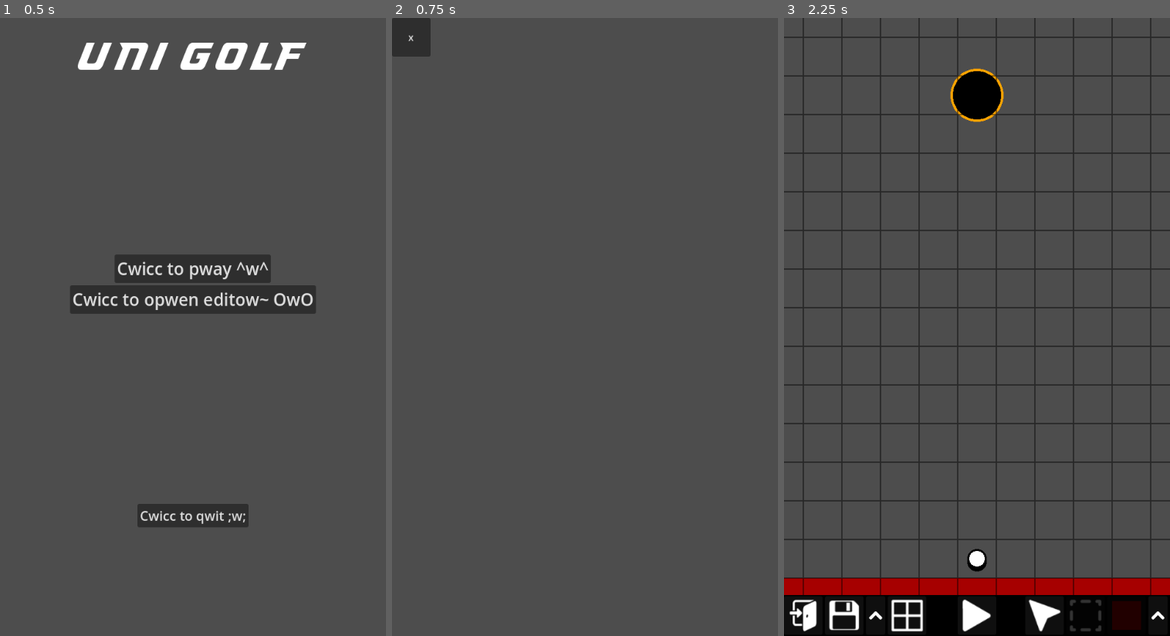
Above: before the commit, frames 1-3 (left to right).
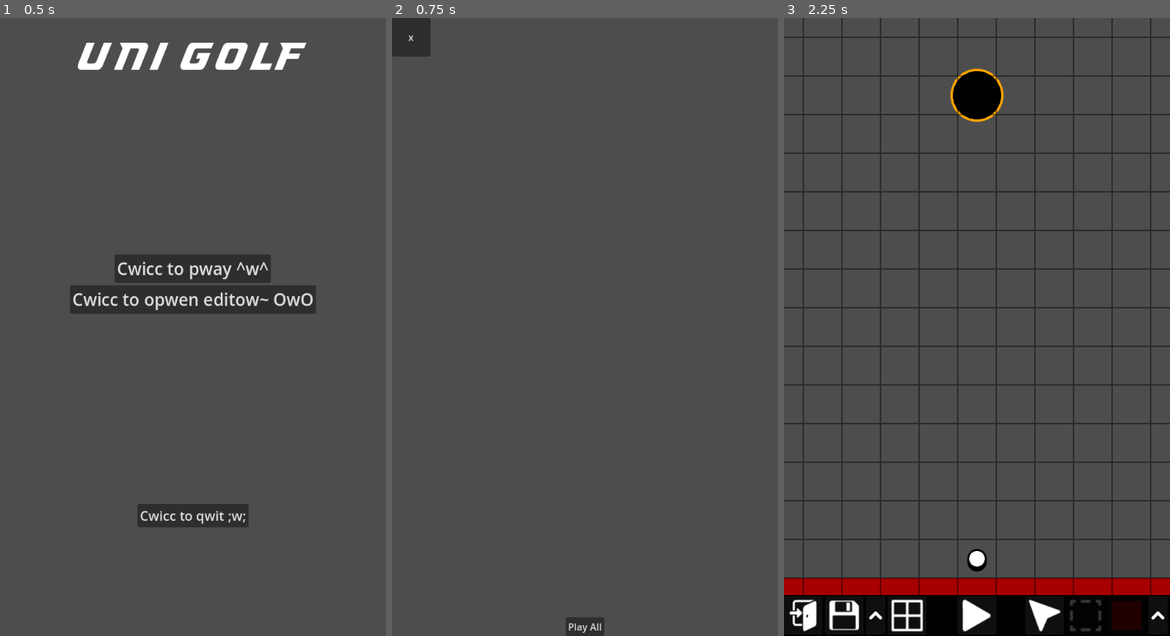
Above: after the commit, the same moments.

Repository: SelfMadeSystem/UniGolf
Game: Godot game, scene res://scenes/MainMenu.tscn
The game is run twice, just before and just after one commit, with the same random seed, the same clock (stepped at 60 frames per second) and the same inputs.
Inputs:
- Up to frame 1 (0.5 s): no input
- Up to frame 2 (0.75 s): click "Cwicc to pway ^w^" at 0.5 s
- Up to frame 3 (2.25 s): click "x" at 1.25 s; click "Cwicc to opwen editow~ OwO" at 2 s

Frame 1 is identical in both runs. In frame 2, 0.3% of the frame differs, in the area x 45-55%, y 97-100%; in frame 3, nothing differs.

Commit message:
Improved shader and added map pack

Diff:
--- a/AAAAAAIDKTHISMIGHTWORK.tscn
+++ b/AAAAAAIDKTHISMIGHTWORK.tscn
@@ -1,14 +1,38 @@
-[gd_scene load_steps=5 format=3 uid="uid://d0u7bfdlf5bqd"]
+[gd_scene load_steps=8 format=3 uid="uid://d0u7bfdlf5bqd"]
 
-[ext_resource type="Shader" path="res://assets/shaders/outline.gdshader" id="1_cjyl5"]
+[ext_resource type="Shader" path="res://assets/shaders/changinshittoothershitkk.gdshader" id="1_58l7y"]
 
-[sub_resource type="ShaderMaterial" id="ShaderMaterial_lyyq3"]
-shader = ExtResource("1_cjyl5")
-shader_parameter/color = Color(0, 0.603922, 1, 1)
-shader_parameter/width = 8.258
-shader_parameter/pattern = 1
-shader_parameter/inside = true
-shader_parameter/add_margins = false
+[sub_resource type="ShaderMaterial" id="ShaderMaterial_eqc05"]
+shader = ExtResource("1_58l7y")
+shader_parameter/wall_detect = Color(1, 0, 0, 1)
+shader_parameter/wall_color = Color(1, 0, 0, 1)
+shader_parameter/wall_border = Color(0.7, 0, 0, 1)
+shader_parameter/wall_tl_width = Vector2(2, 2)
+shader_parameter/wall_br_width = Vector2(2, 10)
+shader_parameter/wall_offset = 10.0
+shader_parameter/wall_pattern = 1
+shader_parameter/water_detect = Color(0, 1, 1, 1)
+shader_parameter/water_color = Color(0, 0.6, 1, 1)
+shader_parameter/water_border = Color(0.3, 0.3, 0.3, 1)
+shader_parameter/water_tl_width = Vector2(0, 10)
+shader_parameter/water_br_width = Vector2(0, 0)
+shader_parameter/water_pattern = 2
+shader_parameter/border = Color(0, 0, 0, 0.4)
+shader_parameter/border_tl_width = Vector2(4, 4)
+shader_parameter/border_br_width = Vector2(4, 4)
+shader_parameter/border_pattern = 1
+
+[sub_resource type="Gradient" id="Gradient_gwdj0"]
+interpolation_mode = 1
+offsets = PackedFloat32Array(0)
+colors = PackedColorArray(0, 1, 1, 1)
+
+[sub_resource type="GradientTexture2D" id="GradientTexture2D_rojig"]
+gradient = SubResource("Gradient_gwdj0")
+width = 1
+height = 1
+
+[sub_resource type="SphereMesh" id="SphereMesh_jmgcs"]
 
 [sub_resource type="Gradient" id="Gradient_gqtw3"]
 interpolation_mode = 1
@@ -23,23 +47,78 @@
 [node name="Node2D" type="Node2D"]
 
 [node name="CanvasGroup" type="CanvasGroup" parent="."]
-material = SubResource("ShaderMaterial_lyyq3")
+material = SubResource("ShaderMaterial_eqc05")
 
-[node name="Sprite2D" type="Sprite2D" parent="CanvasGroup"]
-position = Vector2(192, 176)
+[node name="Water" type="Node2D" parent="CanvasGroup"]
+
+[node name="Sprite2D" type="Sprite2D" parent="CanvasGroup/Water"]
+position = Vector2(168, 472)
 scale = Vector2(192.25, 192.25)
-texture = SubResource("GradientTexture2D_w7enk")
+texture = SubResource("GradientTexture2D_rojig")
 
-[node name="Sprite2D2" type="Sprite2D" parent="CanvasGroup"]
-position = Vector2(296, 296)
+[node name="Sprite2D4" type="Sprite2D" parent="CanvasGroup/Water"]
+position = Vector2(328, 272)
+scale = Vector2(160, 49.0312)
+texture = SubResource("GradientTexture2D_rojig")
+
+[node name="Sprite2D5" type="Sprite2D" parent="CanvasGroup/Water"]
+position = Vector2(520, 224)
+scale = Vector2(64, 176)
+texture = SubResource("GradientTexture2D_rojig")
+
+[node name="Sprite2D2" type="Sprite2D" parent="CanvasGroup/Water"]
+position = Vector2(400, 456)
 rotation = 1.50746
 scale = Vector2(192.25, 192.25)
 skew = 1.32645
-texture = SubResource("GradientTexture2D_w7enk")
+texture = SubResource("GradientTexture2D_rojig")
 
-[node name="Sprite2D3" type="Sprite2D" parent="CanvasGroup"]
-position = Vector2(240, 256)
+[node name="Sprite2D3" type="Sprite2D" parent="CanvasGroup/Water"]
+position = Vector2(392, 424)
 rotation = 2.38468
 scale = Vector2(192.25, 192.25)
 skew = 1.0472
+texture = SubResource("GradientTexture2D_rojig")
+
+[node name="MeshInstance2D" type="MeshInstance2D" parent="CanvasGroup/Water"]
+position = Vector2(464, 768)
+scale = Vector2(224, 224)
+mesh = SubResource("SphereMesh_jmgcs")
+texture = SubResource("GradientTexture2D_rojig")
+
+[node name="Wall" type="Node2D" parent="CanvasGroup"]
+
+[node name="Sprite2D" type="Sprite2D" parent="CanvasGroup/Wall"]
+position = Vector2(526.008, 424)
+scale = Vector2(268.016, 72.0625)
 texture = SubResource("GradientTexture2D_w7enk")
+
+[node name="Sprite2D4" type="Sprite2D" parent="CanvasGroup/Wall"]
+position = Vector2(384, 224)
+scale = Vector2(272, 48)
+texture = SubResource("GradientTexture2D_w7enk")
+
+[node name="Sprite2D5" type="Sprite2D" parent="CanvasGroup/Wall"]
+position = Vector2(589, 88)
+scale = Vector2(134, 176)
+texture = SubResource("GradientTexture2D_w7enk")
+
+[node name="Sprite2D2" type="Sprite2D" parent="CanvasGroup/Wall"]
+position = Vector2(112, 504)
+rotation = 8.76155
+scale = Vector2(192.25, 192.25)
+skew = 1.49226
+texture = SubResource("GradientTexture2D_w7enk")
+
+[node name="Sprite2D3" type="Sprite2D" parent="CanvasGroup/Wall"]
+position = Vector2(152, 240)
+rotation = -0.773187
+scale = Vector2(192.25, 192.25)
+skew = 1.0472
+texture = SubResource("GradientTexture2D_w7enk")
+
+[node name="MeshInstance2D2" type="MeshInstance2D" parent="CanvasGroup/Wall"]
+position = Vector2(208, 784)
+scale = Vector2(224, 224)
+mesh = SubResource("SphereMesh_jmgcs")
+texture = SubResource("GradientTexture2D_w7enk")
--- /dev/null
+++ b/assets/shaders/changinshittoothershitkk.gdshader
@@ -0,0 +1,66 @@
+shader_type canvas_item;
+render_mode unshaded;
+
+uniform vec4 wall_detect : source_color = vec4(1.0, 0.0, 0.0, 1.0);
+uniform vec4 wall_color : source_color = vec4(1.0, 0.0, 0.0, 1.0);
+uniform vec4 wall_border : source_color = vec4(0.7, 0.0, 0.0, 1.0);
+uniform vec2 wall_tl_width = vec2(2, 2);
+uniform vec2 wall_br_width = vec2(2, 10);
+uniform float wall_offset = 10.0;
+uniform int wall_pattern : hint_range(0, 2) = 1; // diamond, circle, square
+
+uniform vec4 water_detect : source_color = vec4(0.0, 1.0, 1.0, 1.0);
+uniform vec4 water_color : source_color = vec4(0.0, 0.6, 1.0, 1.0);
+uniform vec4 water_border : source_color = vec4(0.3, 0.3, 0.3, 1.0);
+uniform vec2 water_tl_width = vec2(0, 10);
+uniform vec2 water_br_width = vec2(0, 0);
+uniform int water_pattern : hint_range(0, 2) = 2; // diamond, circle, square
+
+uniform vec4 border : source_color = vec4(0.0, 0.0, 0.0, 0.4);
+uniform vec2 border_tl_width = vec2(4, 4);
+uniform vec2 border_br_width = vec2(4, 4);
+uniform int border_pattern : hint_range(0, 2) = 1; // diamond, circle, square
+
+#include "utils.gdshaderinc"
+
+void fragment() {
+	vec4 c = clr_at(SCREEN_UV);
+
+	COLOR = c;
+	vec2 uv = SCREEN_UV;
+
+	bool skip = false;
+	for (float i = 0.0; i <= wall_offset; i++) {
+		if (color_approx_eq(clr_at(uv + vec2(0.0, SCREEN_PIXEL_SIZE.y * i)), wall_detect)) {
+			skip = true;
+			if (hasNonColorNeighbourWithUpOffset(uv, SCREEN_PIXEL_SIZE, wall_tl_width, wall_br_width, wall_pattern, wall_offset, wall_detect)) {
+				COLOR = wall_border;
+			} else {
+				COLOR = wall_color;
+			}
+			break;
+		}
+	}
+
+	if (!skip && c.a > 0.001) {
+		COLOR = clr_at(uv);
+
+		if (color_approx_eq(COLOR, wall_detect)) {
+			if (hasNonColorNeighbourWithUpOffset(uv, SCREEN_PIXEL_SIZE, wall_tl_width, wall_br_width, wall_pattern, wall_offset, wall_detect)) {
+				COLOR = wall_border;
+			} else {
+				COLOR = wall_color;
+			}
+		} else if (color_approx_eq(COLOR, water_detect)) {
+			if (hasNonColorNeighbour(uv, SCREEN_PIXEL_SIZE, water_tl_width, water_br_width, water_pattern, water_detect)) {
+				COLOR = water_border;
+			} else {
+				COLOR = water_color;
+			}
+		}
+	} else {
+		if (!skip && hasOpaqueNeighbour(uv, SCREEN_PIXEL_SIZE, border_tl_width, border_br_width, border_pattern)) {
+			COLOR = border;
+		}
+	}
+}
--- a/assets/shaders/outline.gdshader
+++ b/assets/shaders/outline.gdshader
@@ -4,10 +4,9 @@
 uniform sampler2D screen_texture : hint_screen_texture, repeat_disable, filter_nearest;
 
 uniform vec4 color : source_color = vec4(1.0);
-uniform float width : hint_range(0, 10) = 1.0;
+uniform vec2 tl_width = vec2(4, 4);
+uniform vec2 br_width = vec2(4, 10);
 uniform int pattern : hint_range(0, 2) = 1; // diamond, circle, square
-uniform bool inside = true;
-uniform bool add_margins = false; // only useful when inside is false
 
 vec4 clr_at(vec2 uv) {
 	vec4 c = textureLod(screen_texture, uv, 0.0);
@@ -19,24 +18,37 @@
 	return c;
 }
 
-bool hasContraryNeighbour(vec2 uv, vec2 texture_pixel_size, sampler2D texture) {
-	for (float i = -ceil(width); i <= ceil(width); i++) {
-		float x = abs(i) > width ? width * sign(i) : i;
-		float offset;
+bool hasContraryNeighbour(vec2 uv, vec2 texture_pixel_size) {
+	float min_x = -ceil(tl_width.x);
+	float max_x = ceil(br_width.x);
+	for (float x = min_x; x <= max_x; x++) {
+		float min_y;
+		float max_y;
+
+		float aaa = x < 0.0 ? -min_x : max_x;
 
 		if (pattern == 0) {
-			offset = width - abs(x);
+			float a = (aaa - abs(x)) / aaa;
+			min_y = a * tl_width.y;
+			max_y = a * br_width.y;
 		} else if (pattern == 1) {
-			offset = floor(sqrt(pow(width + 0.5, 2) - x * x));
+			float z = sqrt(aaa * aaa - x * x) / aaa;
+			float a = tl_width.y + 0.5;
+			float b = br_width.y + 0.5;
+			min_y = floor(z * a);
+			max_y = floor(z * b);
 		} else if (pattern == 2) {
-			offset = width;
+			min_y = tl_width.y;
+			max_y = br_width.y;
 		}
 
-		for (float j = -ceil(offset); j <= ceil(offset); j++) {
-			float y = abs(j) > offset ? offset * sign(j) : j;
+		min_y = -ceil(min_y);
+		max_y = ceil(max_y);
+
+		for (float y = min_y; y <= max_y; y++) {
 			vec2 xy = uv + texture_pixel_size * vec2(x, y);
 
-			if ((xy != clamp(xy, vec2(0.0), vec2(1.0)) || texture(texture, xy).a == 0.0) == inside) {
+			if (clr_at(xy).a < 0.0001) {
 				return true;
 			}
 		}
@@ -50,25 +62,13 @@
 
 	COLOR = c;
 
-	if (true || c.a < 0.001) {
+	if (c.a > 0.001) {
 		vec2 uv = SCREEN_UV;
 
-		if (add_margins) {
-			vec2 texture_pixel_size = SCREEN_PIXEL_SIZE;
+		COLOR = clr_at(uv);
 
-			uv = (uv - texture_pixel_size * width);
-
-			if (uv != clamp(uv, vec2(0.0), vec2(1.0))) {
-				COLOR.a = 0.0;
-			} else {
-				COLOR = clr_at(uv);
-			}
-		} else {
-			COLOR = clr_at(uv);
-		}
-
-		if ((COLOR.a > 0.0) == inside && hasContraryNeighbour(uv, SCREEN_PIXEL_SIZE, screen_texture)) {
-			COLOR.rgb = inside ? mix(COLOR.rgb, color.rgb, color.a) : color.rgb;
+		if (hasContraryNeighbour(uv, SCREEN_PIXEL_SIZE)) {
+			COLOR.rgb = mix(COLOR.rgb, color.rgb, color.a);
 			COLOR.a += (1.0 - COLOR.a) * color.a;
 		}
 	}
--- a/scenes/Blank.tscn
+++ b/scenes/Blank.tscn
@@ -1,6 +1,5 @@
-[gd_scene load_steps=9 format=3 uid="uid://bbluajek8qxhm"]
+[gd_scene load_steps=8 format=3 uid="uid://bbluajek8qxhm"]
 
-[ext_resource type="Script" path="res://scripts/level.gd" id="1_hwir0"]
 [ext_resource type="PackedScene" uid="uid://1u4j0gj6s8r7" path="res://prefabs/ball.tscn" id="2_r3r2l"]
 [ext_resource type="PackedScene" uid="uid://dbjbnyddt56rj" path="res://prefabs/goal.tscn" id="3_vh0xt"]
 [ext_resource type="Script" path="res://scripts/wall.gd" id="4_5erw0"]
@@ -15,7 +14,6 @@
 size = Vector2(1, 1)
 
 [node name="World" type="Node2D"]
-script = ExtResource("1_hwir0")
 
 [node name="Ball" parent="." instance=ExtResource("2_r3r2l")]
 position = Vector2(320, 896)
--- a/scenes/BlankEditor.tscn
+++ b/scenes/BlankEditor.tscn
@@ -1,6 +1,5 @@
-[gd_scene load_steps=8 format=3 uid="uid://yb0gbqnpgs2j"]
+[gd_scene load_steps=7 format=3 uid="uid://yb0gbqnpgs2j"]
 
-[ext_resource type="Script" path="res://scripts/level.gd" id="1_vwaxm"]
 [ext_resource type="PackedScene" uid="uid://1u4j0gj6s8r7" path="res://prefabs/ball.tscn" id="2_qlto7"]
 [ext_resource type="PackedScene" uid="uid://dbjbnyddt56rj" path="res://prefabs/goal.tscn" id="3_e7w6v"]
 [ext_resource type="Script" path="res://scripts/wall.gd" id="4_6jle6"]
@@ -14,7 +13,6 @@
 size = Vector2(1, 1)
 
 [node name="World" type="Node2D"]
-script = ExtResource("1_vwaxm")
 
 [node name="Ball" parent="." instance=ExtResource("2_qlto7")]
 position = Vector2(320, 896)
--- a/scenes/BlankPlaytest.tscn
+++ b/scenes/BlankPlaytest.tscn
@@ -1,6 +1,5 @@
-[gd_scene load_steps=7 format=3 uid="uid://35dyw1bse727"]
+[gd_scene load_steps=6 format=3 uid="uid://35dyw1bse727"]
 
-[ext_resource type="Script" path="res://scripts/level.gd" id="1_q7x7h"]
 [ext_resource type="PackedScene" uid="uid://1u4j0gj6s8r7" path="res://prefabs/ball.tscn" id="2_lcpw1"]
 [ext_resource type="PackedScene" uid="uid://dbjbnyddt56rj" path="res://prefabs/goal.tscn" id="3_gtklc"]
 [ext_resource type="Script" path="res://scripts/wall.gd" id="4_d0qpx"]
@@ -13,7 +12,6 @@
 size = Vector2(1, 1)
 
 [node name="World" type="Node2D"]
-script = ExtResource("1_q7x7h")
 
 [node name="Ball" parent="." instance=ExtResource("2_lcpw1")]
 position = Vector2(320, 896)
--- a/scenes/LoadLevelMenu.tscn
+++ b/scenes/LoadLevelMenu.tscn
@@ -12,16 +12,11 @@
 script = ExtResource("1_i7h38")
 
 [node name="ListOfLevels" type="VBoxContainer" parent="."]
-layout_mode = 1
-anchors_preset = 8
-anchor_left = 0.5
-anchor_top = 0.5
-anchor_right = 0.5
-anchor_bottom = 0.5
-offset_left = -20.0
-offset_top = -20.0
-offset_right = 20.0
-offset_bottom = 20.0
+layout_mode = 2
+offset_left = 300.0
+offset_top = 492.0
+offset_right = 340.0
+offset_bottom = 492.0
 grow_horizontal = 2
 grow_vertical = 2
 
@@ -32,4 +27,18 @@
 offset_bottom = 8.0
 text = "x"
 
+[node name="PlayAll" type="Button" parent="."]
+layout_mode = 1
+anchors_preset = 7
+anchor_left = 0.5
+anchor_top = 1.0
+anchor_right = 0.5
+anchor_bottom = 1.0
+offset_left = -32.0
+offset_top = -31.0
+offset_right = 32.0
+grow_horizontal = 2
+grow_vertical = 0
+text = "Play All"
+
 [connection signal="pressed" from="Back" to="." method="_on_back_pressed"]
--- a/scenes/MainMenu.tscn
+++ b/scenes/MainMenu.tscn
@@ -1,6 +1,6 @@
-[gd_scene load_steps=4 format=3 uid="uid://xjgwllugelvv"]
+[gd_scene load_steps=4 format=3 uid="uid://c0do1to5yxl4d"]
 
-[ext_resource type="Script" path="res://scripts/MainMenu.gd" id="1_55cjg"]
+[ext_resource type="Script" path="res://scripts/main_menu.gd" id="1_4ekt0"]
 [ext_resource type="FontFile" uid="uid://8hdbiusll1cb" path="res://assets/fonts/Richardson_Brand_Accelerator.otf" id="1_t1mha"]
 
 [sub_resource type="LabelSettings" id="LabelSettings_nbge2"]
@@ -14,7 +14,7 @@
 anchor_bottom = 1.0
 grow_horizontal = 2
 grow_vertical = 2
-script = ExtResource("1_55cjg")
+script = ExtResource("1_4ekt0")
 
 [node name="Label" type="Label" parent="."]
 layout_mode = 1
--- a/scripts/game_info.gd
+++ b/scripts/game_info.gd
@@ -14,6 +14,8 @@
 
 var ball_prev_shoot: Vector2 = Vector2()
 
+var map_pack: MapPack
+
 var current_level: Dictionary = {}
 var editing = false
 
@@ -26,6 +28,16 @@
 	get_tree().root.add_child(
 		preload("res://scenes/PauseMenu.tscn").instantiate()
 	)
+
+func end_scene():
+	if map_pack:
+		var next = map_pack.next_map()
+		if next == null:
+			to_main_menu()
+		else:
+			change_scene(next)
+	else:
+		reload_scene()
 
 func change_scene(to: Dictionary):
 	ball_prev_shoot = Vector2()
@@ -83,4 +95,5 @@
 	current_level = {}
 	editing = false
 	node_editor = null
+	map_pack = null
 	ball_prev_shoot = Vector2()
--- a/scripts/goal.gd
+++ b/scripts/goal.gd
@@ -9,14 +9,11 @@
 
 @onready var radius = ($CollisionShape2D.shape as CircleShape2D).radius * (1 + outline)
 
-var current_scene: Level
-
 var ball: Ball
 
 func _ready():
 	if Engine.is_editor_hint():
 		return
-	current_scene = get_parent()
 	get_parent().remove_child.call_deferred(self)
 	if GameInfo.goal:
 		GameInfo.goal.get_parent().remove_child.call_deferred(GameInfo.goal)
@@ -35,7 +32,7 @@
 			ball.set_limited()
 			ball = null
 			await get_tree().create_timer(0.5).timeout
-			current_scene.end_scene()
+			GameInfo.end_scene()
 
 func _on_body_entered(body):
 	if body is Ball:
--- a/scripts/level.gd
+++ /dev/null
@@ -1,11 +0,0 @@
-class_name Level
-
-extends Node2D
-
-@export var next_scene: Dictionary
-
-func end_scene():
-	if next_scene:
-		GameInfo.change_scene(next_scene)
-	else:
-		GameInfo.reload_scene()
--- a/scripts/load_level_menu.gd
+++ b/scripts/load_level_menu.gd
@@ -3,14 +3,25 @@
 
 # Called when the node enters the scene tree for the first time.
 func _ready():
+	var maps: Array[Dictionary] = []
 	for file in DirAccess.get_files_at(LevelSaver.SAVE_DIR):
 		if file.ends_with(".json"):
 			var button = Button.new()
 			var json = JSON.new()
 			json.parse(FileAccess.get_file_as_string(LevelSaver.SAVE_DIR + "/" + file))
 			button.text = json.data.get("name")
+			maps.append(json.data)
 			button.connect("pressed", _on_button_pressed.bind(json))
 			$ListOfLevels.add_child(button)
+
+	if maps.size() > 0:
+		var button = $PlayAll
+		var map_pack = MapPack.new("pack", maps)
+		button.connect("pressed", _on_map_pressed.bind(map_pack))
+
+func _on_map_pressed(map: MapPack):
+	GameInfo.map_pack = map
+	GameInfo.change_scene(map.get_map())
 
 func _on_button_pressed(json):
 	GameInfo.change_scene(json.data)
--- /dev/null
+++ b/scripts/map_pack.gd
@@ -0,0 +1,23 @@
+class_name MapPack
+
+extends Resource
+
+var name: String
+var maps: Array[Dictionary]
+var current_map: int = 0
+
+func _init(name: String, maps: Array[Dictionary]):
+	self.name = name
+	self.maps = maps
+
+func next_map():
+	current_map += 1
+	if current_map >= maps.size():
+		return null
+	return maps[current_map]
+
+func get_map():
+	return maps[current_map]
+
+func reset():
+	current_map = 0
Not shown, added: assets/shaders/utils.gdshaderinc
Renamed: scripts/MainMenu.gd -> scripts/main_menu.gd
